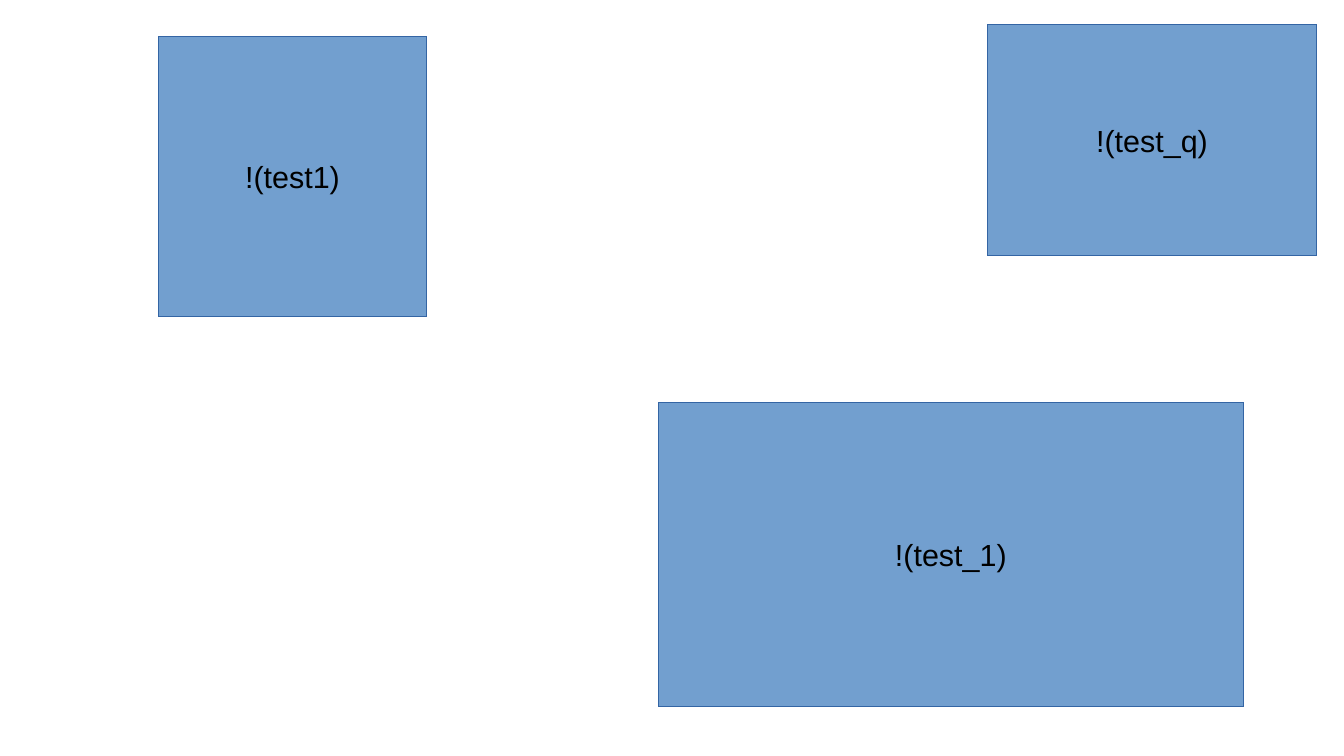
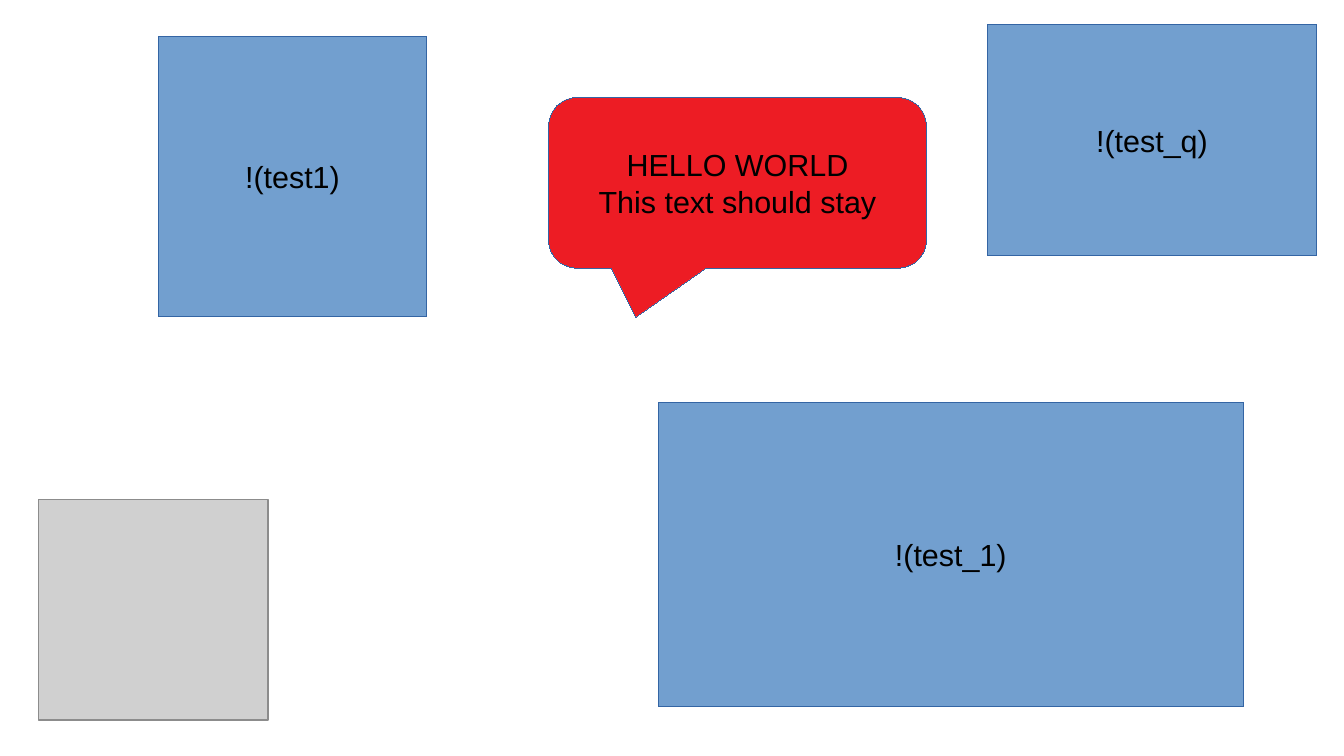
Before and after one commit to davidzqhuang/autoreporter, a slide deck: slide 1 of examples/basic/test.pptx. Drawn at 1344x756 pixels with LibreOffice and Linux fonts; fonts in the diff are those of the drawing; grey boxes stand for pictures. Boxes give left, top, right and bottom in pixels: in the first picture for what was removed or moved away, otherwise in the second. Text is boxed around its words. In the diff, an @@ line names an element or a change of style, - is before the commit and + after.

```diff
--- a/examples/basic/test.pptx
+++ b/examples/basic/test.pptx
@@ rounded speech box added at (549,98,927,268), fill #ED1C24, outline #3465A4 0.75 pt, 18 pt, text #000000 @@
+HELLO WORLD
+This text should stay
@@ picture added at (38,500,268,721) @@
```
Also in this commit, not shown: 1 other file.
